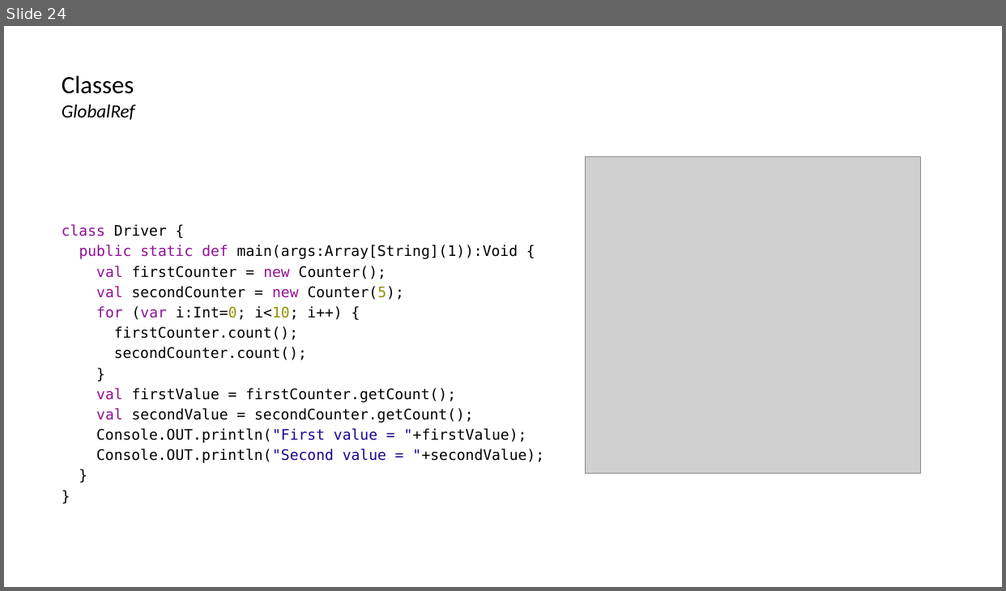
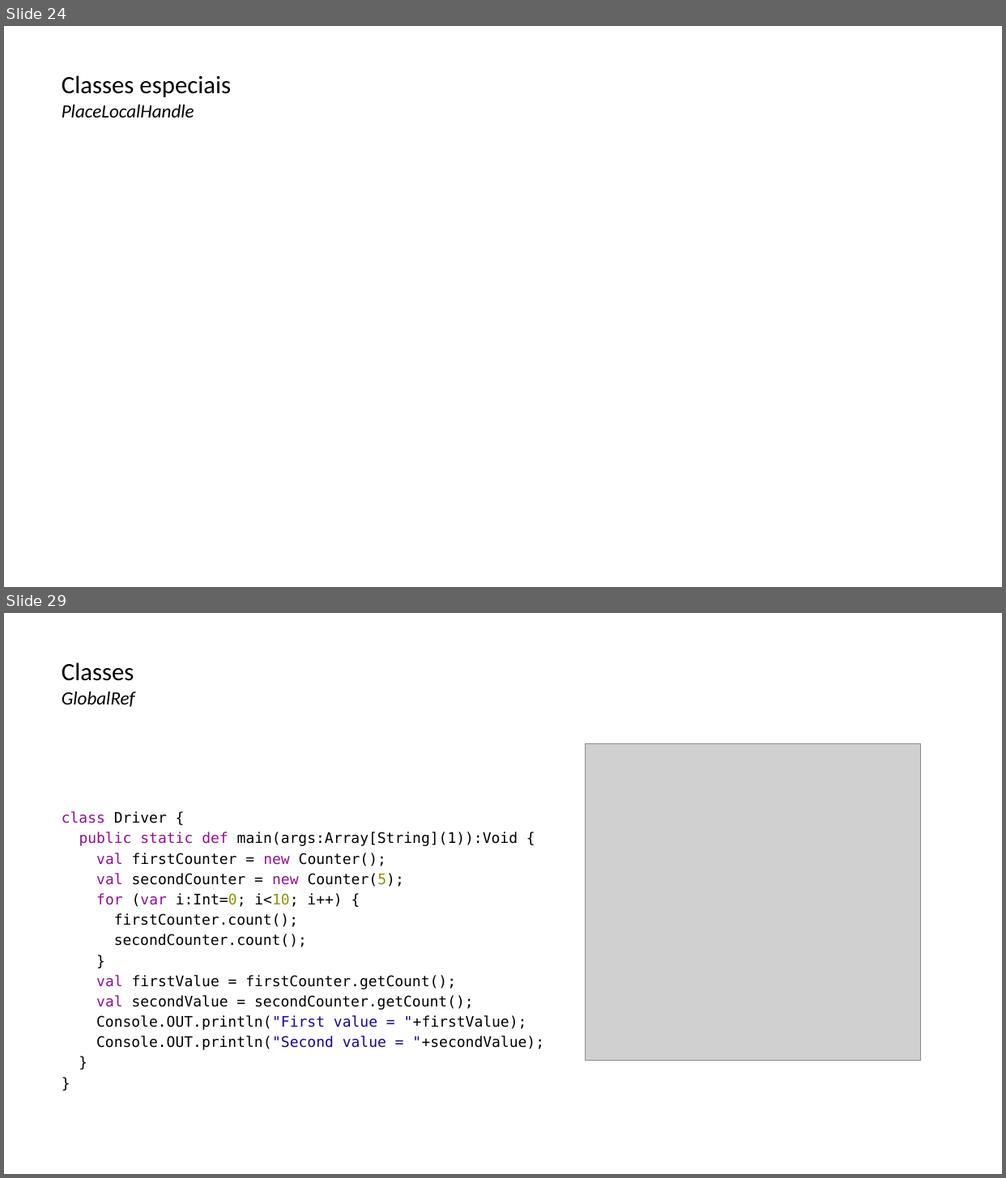
Before and after one commit to lquatrin/inf2591, a slide deck: x10.pptx. Shown one above the other, each under a label of ours: slide 24 before the commit, slides 24 and 29 after it; the slides between them are not shown. The pictures are 1006x591 and 1006x1178 pixels, drawn with LibreOffice and Linux fonts; fonts in the diff are those of the drawing; grey boxes stand for pictures. Boxes give left, top, right and bottom in pixels: in the first picture for what was removed or moved away, otherwise in the second. Text is boxed around its words. In the diff, an @@ line names an element or a change of style, - is before the commit and + after.

```diff
--- a/x10.pptx
+++ b/x10.pptx
@@ slide 24 added at bbox=[4, 26, 1002, 587], background #FFFFFF @@
@@ title added at bbox=[62, 75, 231, 118], 24 pt, text #000000 @@
+  Classes especiais
+  PlaceLocalHandle
@@ what was slide 24 is now slide 29 @@
```
Also in this commit, not shown: 2 slides changed, 4 other slides added.
